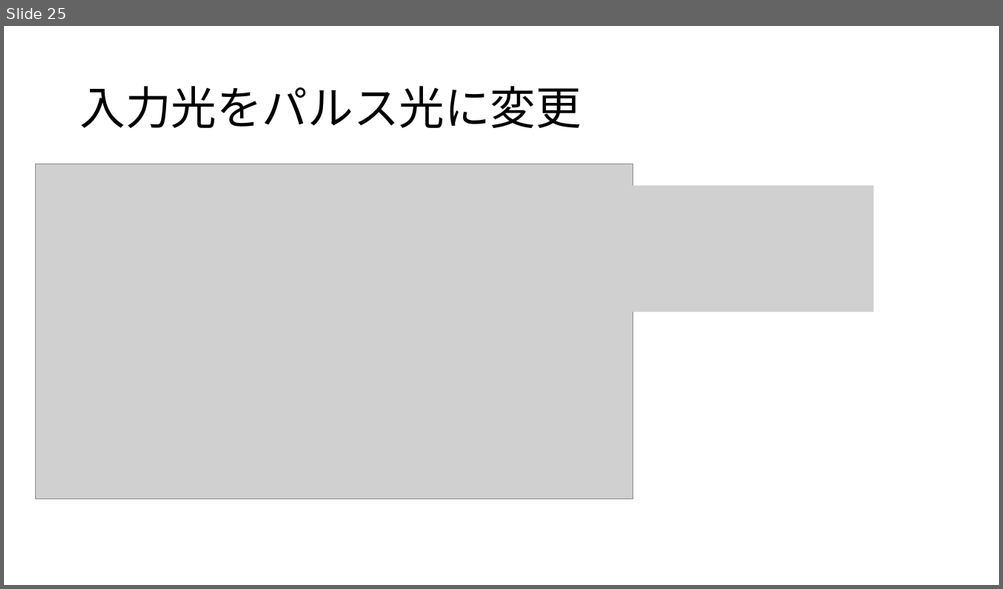
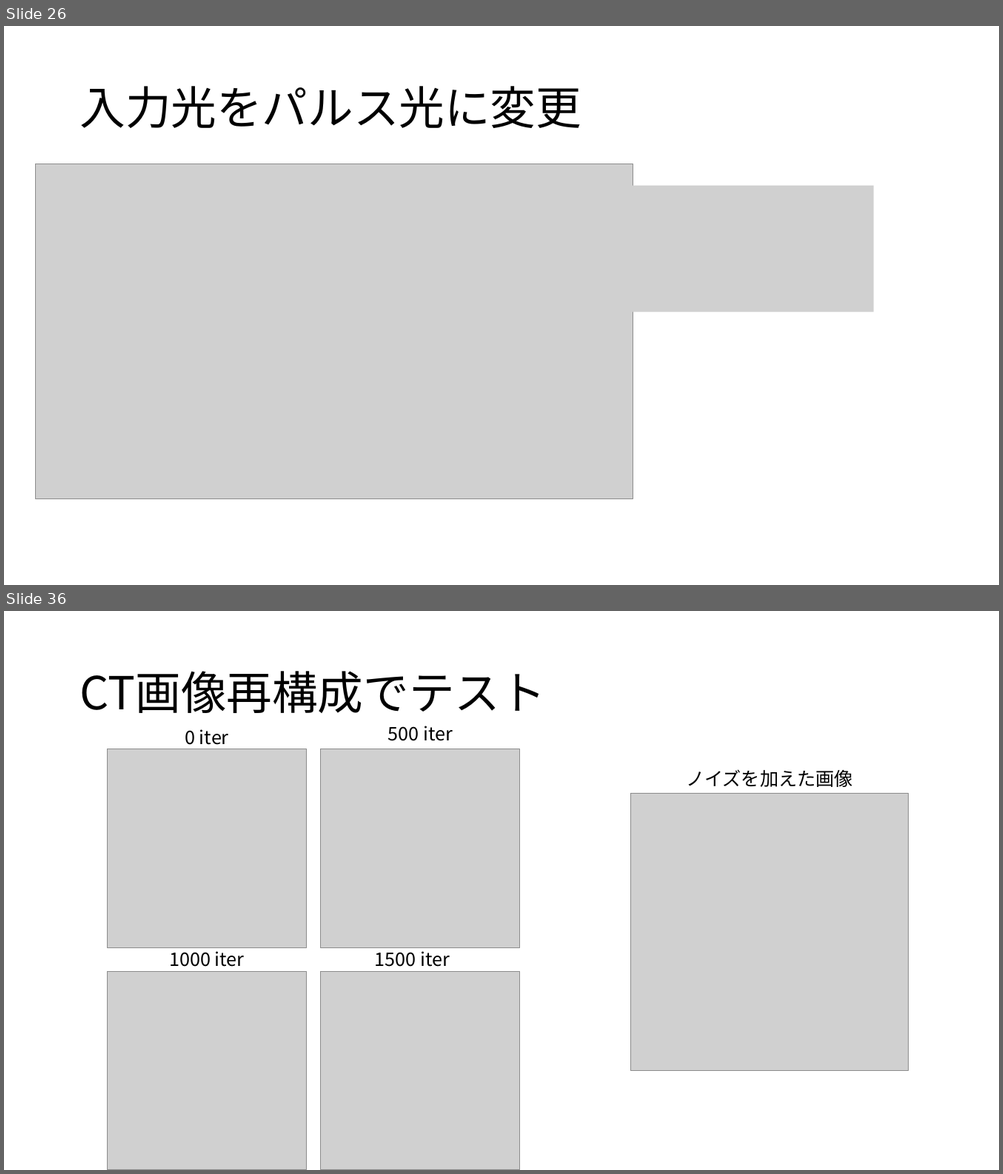
Before and after one commit to atuyoti/dot, a slide deck: slide/0519.pptx. Shown one above the other, each under a label of ours: slide 25 before the commit, slides 26 and 36 after it; the slides between them are not shown. The pictures are 1003x589 and 1003x1174 pixels, drawn with LibreOffice and Linux fonts; fonts in the diff are those of the drawing; grey boxes stand for pictures. Boxes give left, top, right and bottom in pixels: in the first picture for what was removed or moved away, otherwise in the second. Text is boxed around its words. In the diff, an @@ line names an element or a change of style, - is before the commit and + after.

```diff
--- a/slide/0519.pptx
+++ b/slide/0519.pptx
@@ slide 36 added at <box>4,611,999,1170</box>, background #FFFFFF @@
@@ title added at <box>79,671,545,713</box>, 44 pt, text #000000 @@
+CT画像再構成でテスト
@@ text added at <box>185,729,229,745</box>, 18 pt, text #000000 @@
+0 iter
@@ text added at <box>388,726,452,741</box>, 18 pt, text #000000 @@
+500 iter
@@ picture added at <box>108,749,307,948</box> @@
@@ picture added at <box>320,749,520,948</box> @@
@@ text added at <box>686,769,853,787</box>, 18 pt, text #000000 @@
+ノイズを加えた画像
@@ picture added at <box>631,794,908,1071</box> @@
@@ text added at <box>169,948,244,967</box>, 18 pt, text #000000 @@
+1000 iter
@@ text added at <box>375,948,449,967</box>, 18 pt, text #000000 @@
+1500 iter
@@ picture added at <box>108,971,307,1170</box> @@
@@ picture added at <box>320,971,520,1170</box> @@
@@ what was slide 25 is now slide 26 @@
```
Also in this commit, not shown: 3 slides changed, 20 other slides added.
